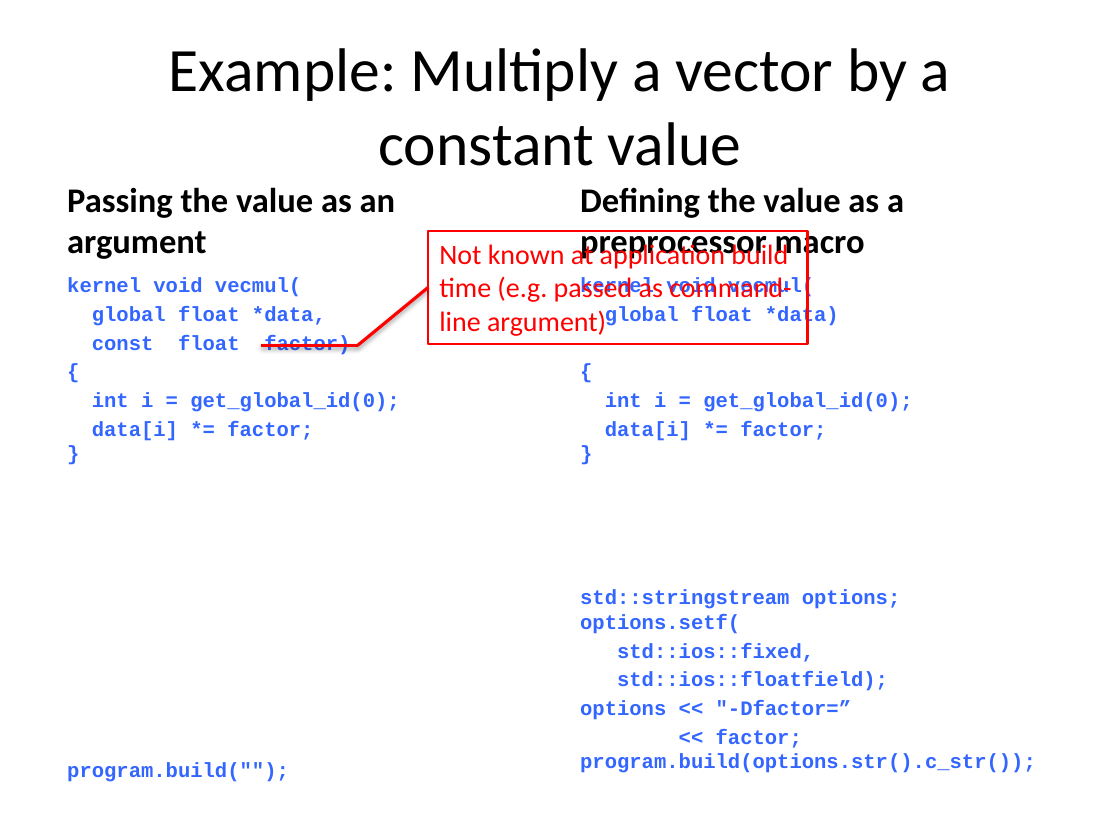
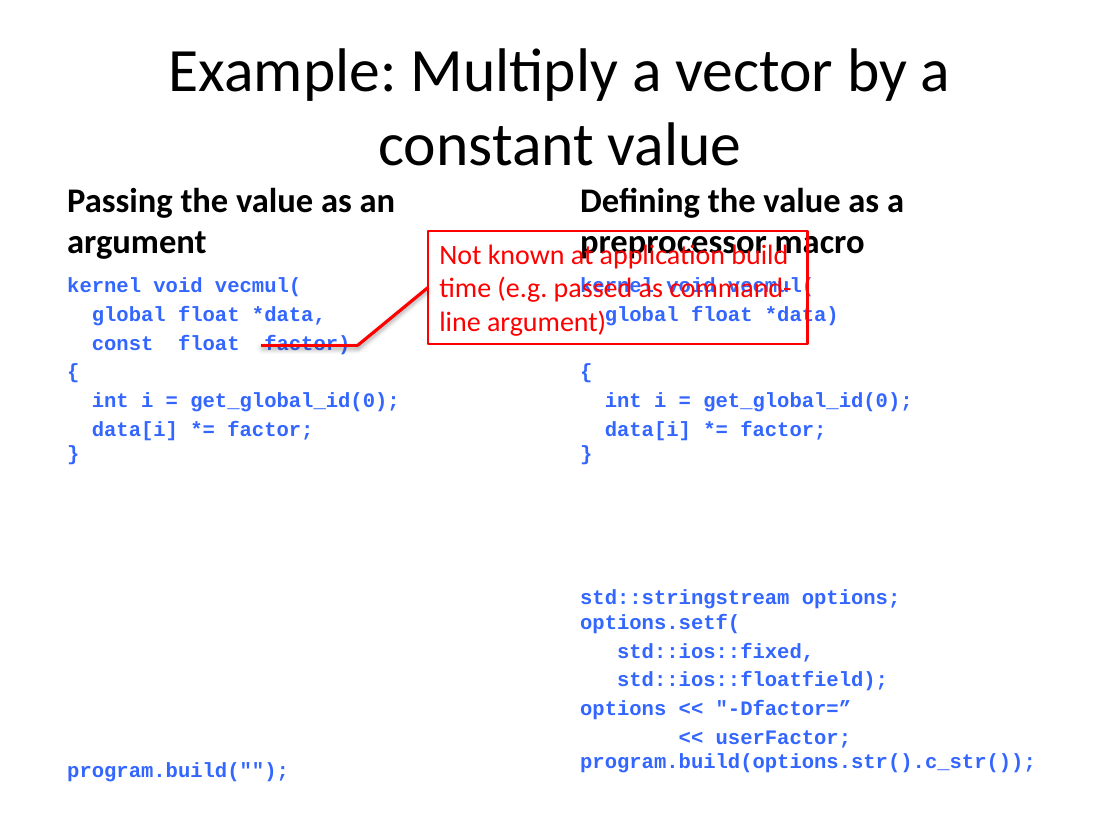
Before and after one commit to UoB-HPC/opencl-training-code, a slide deck: slide 19 of slides/advanced_part2.pptx. Drawn at 1120x840 pixels with LibreOffice and Linux fonts; fonts in the diff are those of the drawing. Boxes give left, top, right and bottom in pixels: in the first picture for what was removed or moved away, otherwise in the second. Text is boxed around its words. In the diff, an @@ line names an element or a change of style, - is before the commit and + after.

Commit message:
Very minor tweak to clarify metaprogramming example.

```diff
--- a/slides/advanced_part2.pptx
+++ b/slides/advanced_part2.pptx
@@ text at (580,730,1036,773): text changed @@
-<< factor; program.build(options.str().c_str());
+<< userFactor; program.build(options.str().c_str());
```
Also in this commit, not shown: 2 other slides changed.
